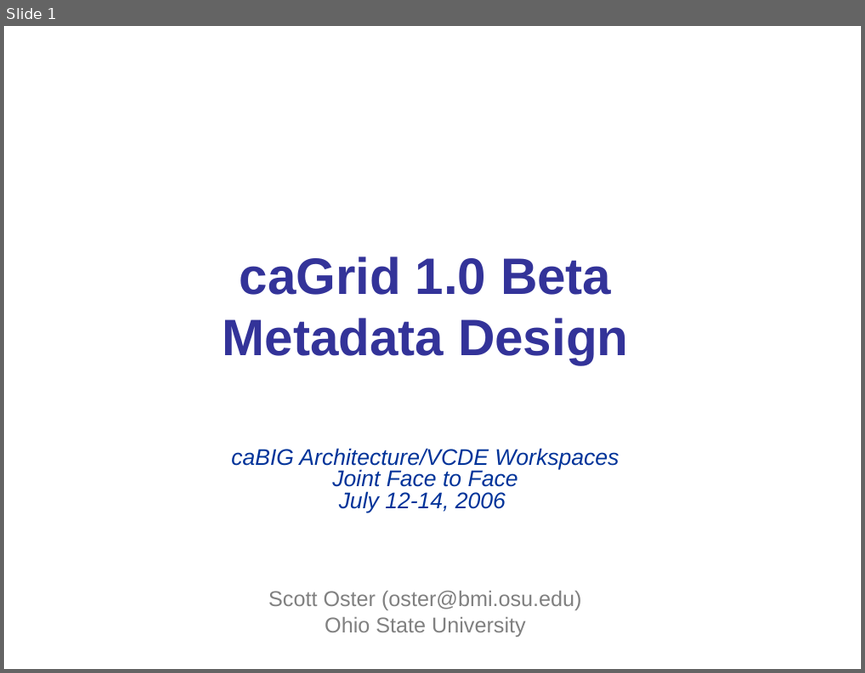
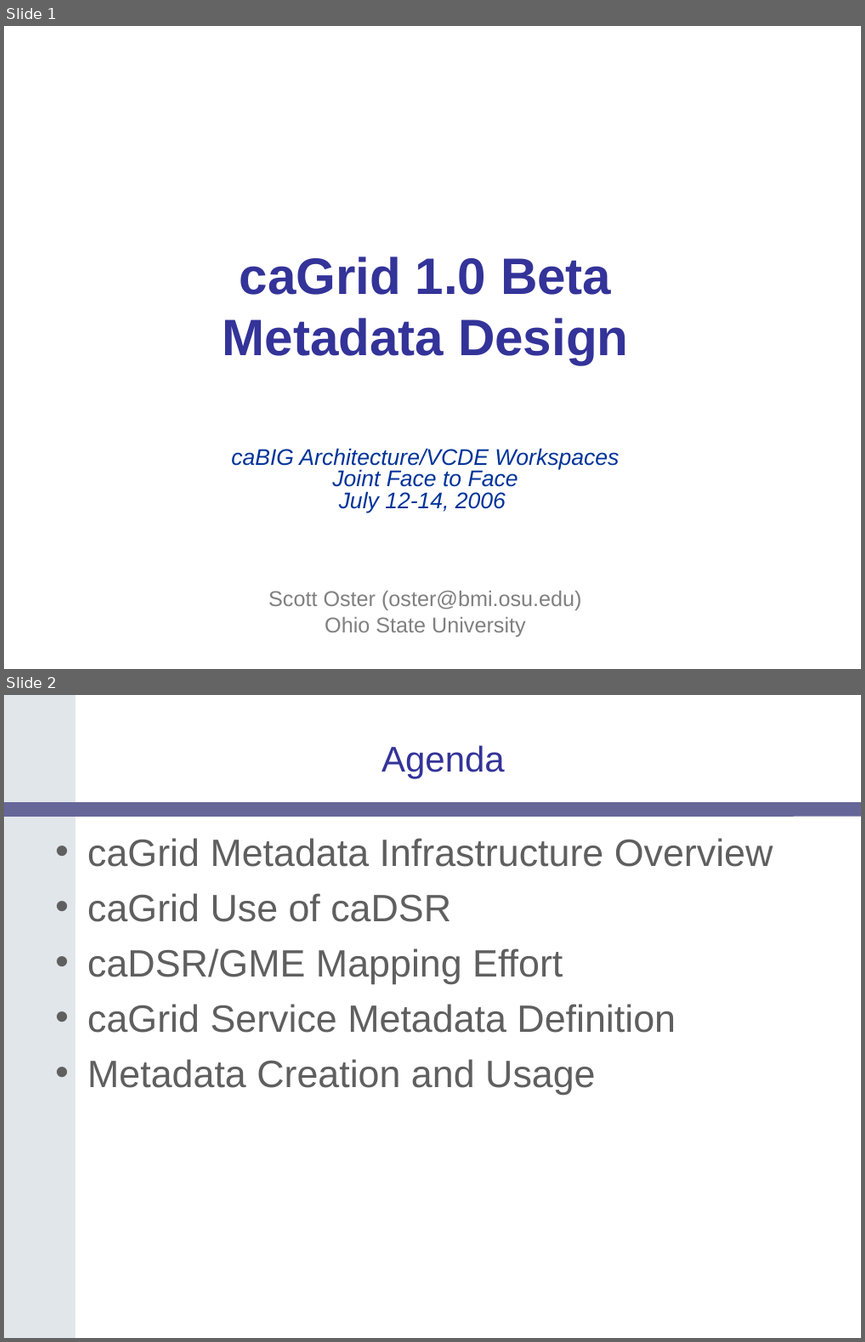
Before and after one commit to NCIP/cagrid-docs, a slide deck: presentations/200607_VCDE_ARCH/caGrid-1.0_Beta_Metadata.ppt. Shown one above the other, each under a label of ours: slide 1 before the commit, slides 1 and 2 after it. The pictures are 865x673 and 865x1342 pixels, drawn with LibreOffice and Linux fonts; fonts in the diff are those of the drawing; background and template pictures are left out. Boxes give left, top, right and bottom in pixels: in the first picture for what was removed or moved away, otherwise in the second. Text is boxed around its words. In the diff, an @@ line names an element or a change of style, - is before the commit and + after.

```diff
--- a/presentations/200607_VCDE_ARCH/caGrid-1.0_Beta_Metadata.ppt
+++ b/presentations/200607_VCDE_ARCH/caGrid-1.0_Beta_Metadata.ppt
@@ slide 2 added at <box>4,695,861,1338</box>, background #FFFFFF @@
@@ freeform shape added at <box>4,695,75,1338</box>, fill #E1E6EB @@
@@ title added at <box>381,745,505,779</box>, 30 pt, text #333399 @@
+Agenda
@@ rounded rectangle added at <box>4,802,861,817</box>, fill #666699 @@
@@ text added at <box>87,838,773,1094</box>, 32 pt, text #5F5F5F @@
+• caGrid Metadata Infrastructure Overview
+• caGrid Use of caDSR
+• caDSR/GME Mapping Effort
+• caGrid Service Metadata Definition
+• Metadata Creation and Usage
```
Also in this commit, not shown: 41 other slides added, 1 slide removed.
